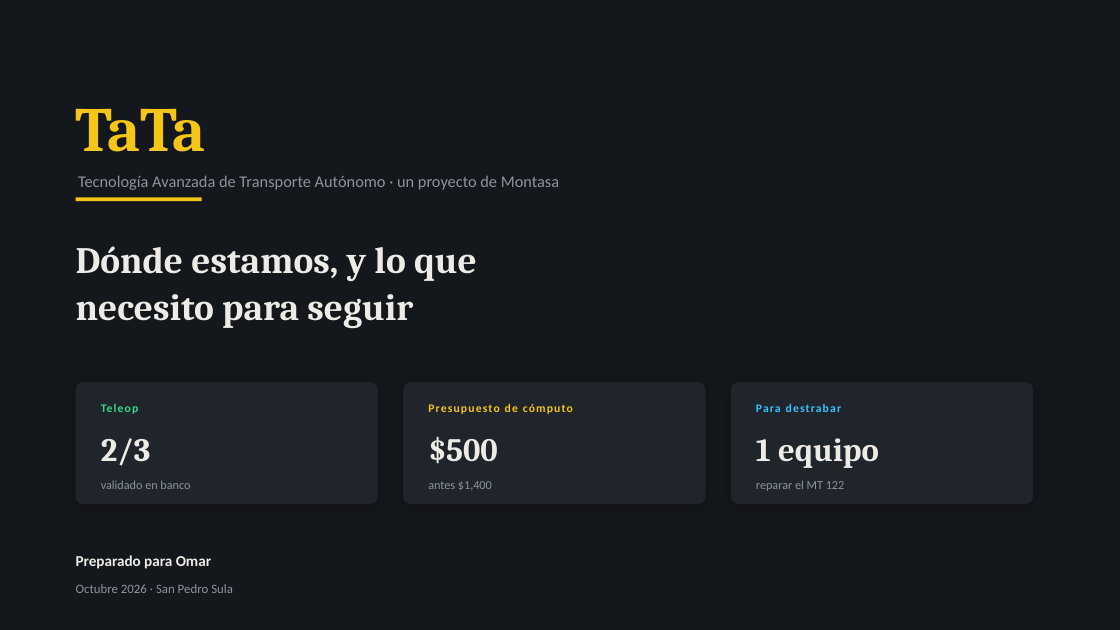
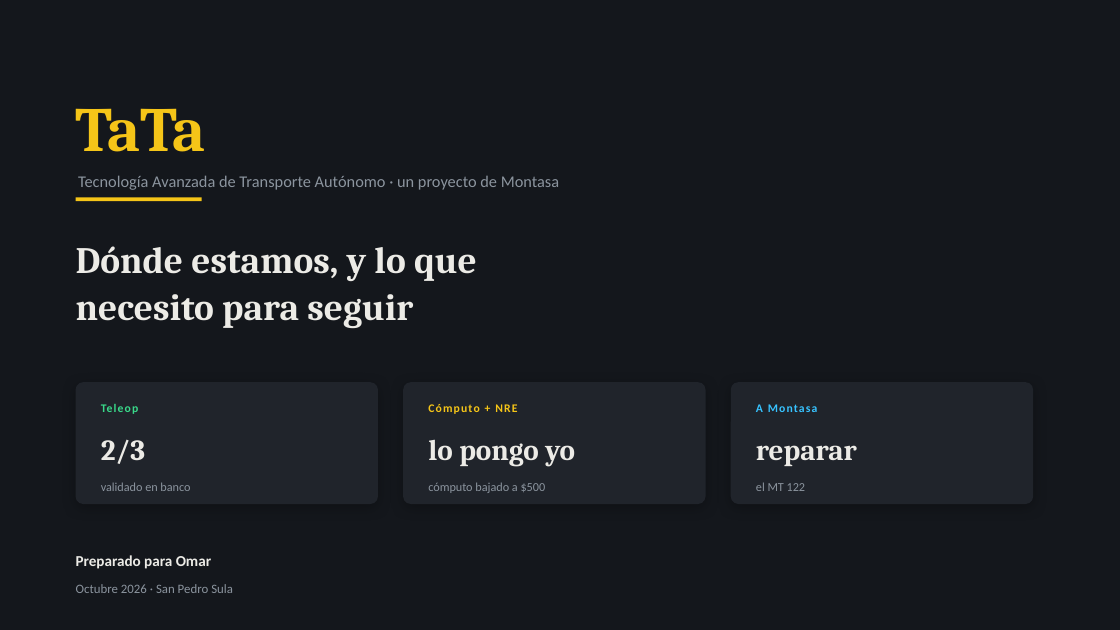
Before and after one commit to Rodzilla-TheCreator/tata, a slide deck: slide 1 of presentaciones/TaTa_Estado_y_Pedido_Omar.pptx. Drawn at 1120x630 pixels with LibreOffice and Linux fonts; fonts in the diff are those of the drawing. Boxes give left, top, right and bottom in pixels: in the first picture for what was removed or moved away, otherwise in the second. Text is boxed around its words. In the diff, an @@ line names an element or a change of style, - is before the commit and + after.

```diff
--- a/presentaciones/TaTa_Estado_y_Pedido_Omar.pptx
+++ b/presentaciones/TaTa_Estado_y_Pedido_Omar.pptx
@@ text at [428, 404, 517, 414]: text changed @@
-Presupuesto de cómputo
+Cómputo + NRE
@@ text at [756, 404, 817, 412]: text changed @@
-Para destrabar
+A Montasa
@@ text "2/3" at [101, 440, 145, 464]: size 28 to 25 pt @@
@@ text at [428, 439, 575, 467]: text changed; size 28 to 25 pt @@
-$500
+lo pongo yo
@@ text at [756, 445, 857, 466]: text changed; size 28 to 25 pt @@
-1 equipo
+reparar
@@ text at [428, 482, 546, 493]: text changed @@
-antes $1,400
+cómputo bajado a $500
@@ text at [756, 482, 806, 491]: text changed @@
-reparar el MT 122
+el MT 122
```
Also in this commit, not shown: 7 other slides changed, 3 slides added, 1 slide removed, 5 other files.
